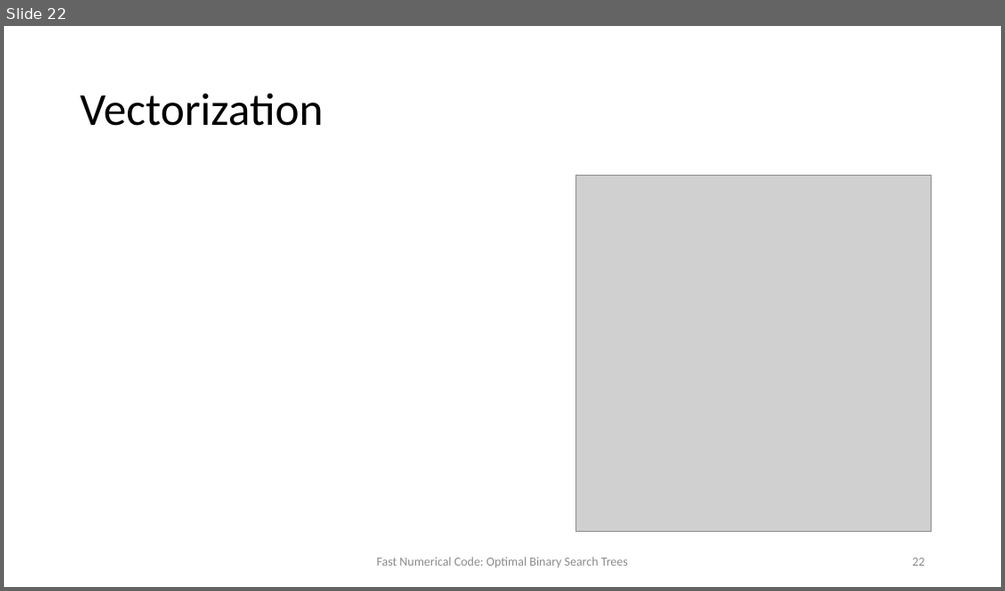
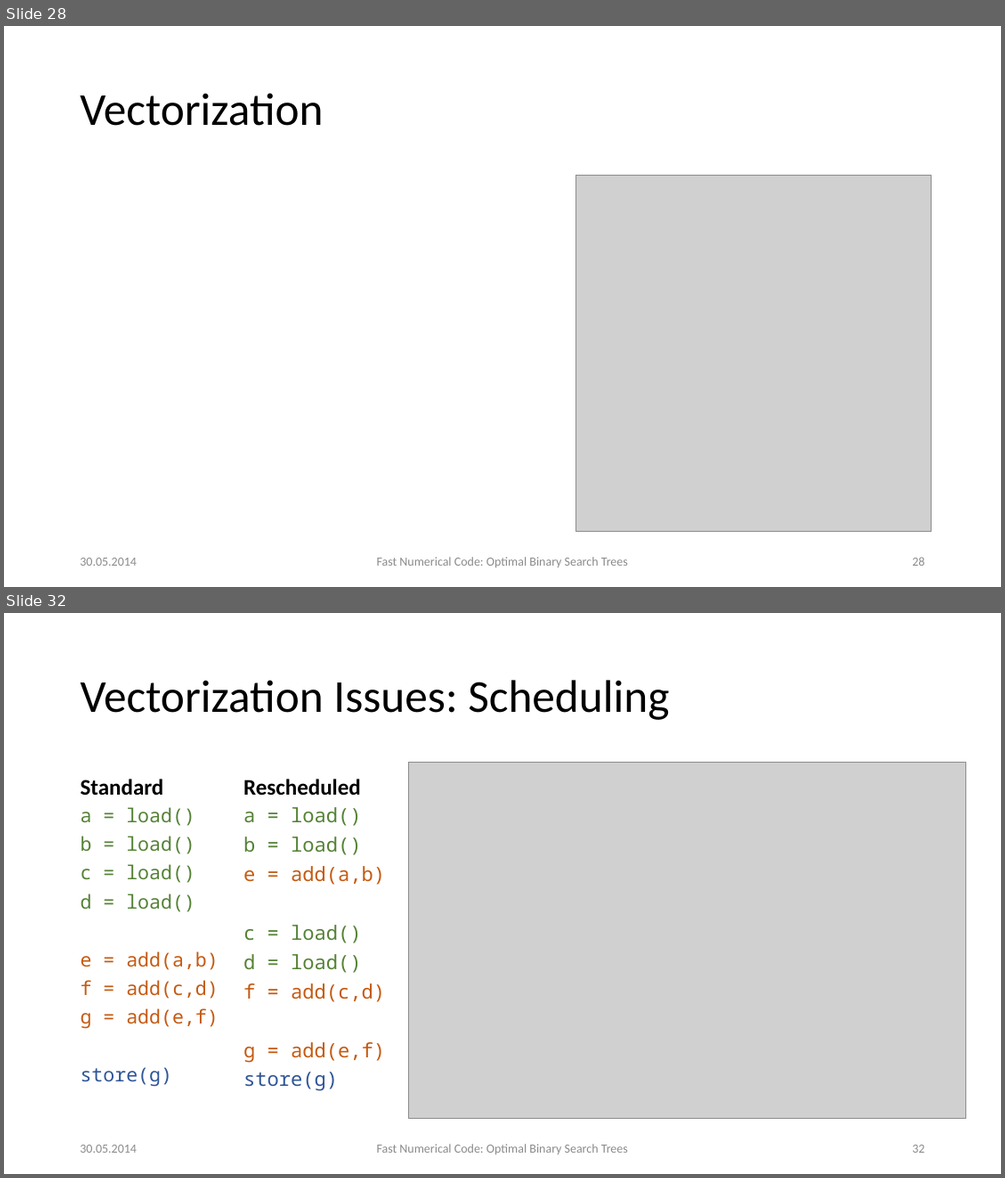
Before and after one commit to d-s-d/FNC14-BST, a slide deck: presentation/presentation.pptx. Shown one above the other, each under a label of ours: slide 22 before the commit, slides 28 and 32 after it; the slides between them are not shown. The pictures are 1005x591 and 1005x1178 pixels, drawn with LibreOffice and Linux fonts; fonts in the diff are those of the drawing; grey boxes stand for pictures. Boxes give left, top, right and bottom in pixels: in the first picture for what was removed or moved away, otherwise in the second. Text is boxed around its words. In the diff, an @@ line names an element or a change of style, - is before the commit and + after.

```diff
--- a/presentation/presentation.pptx
+++ b/presentation/presentation.pptx
@@ slide 32 added at bbox=[4, 613, 1001, 1174], background #FFFFFF @@
@@ title added at bbox=[81, 680, 669, 720], 44 pt, text #000000 @@
+Vectorization Issues: Scheduling
@@ picture added at bbox=[409, 763, 966, 1119] @@
@@ text added at bbox=[81, 779, 164, 795], 21.5 pt, text #000000, bold @@
+Standard
@@ text added at bbox=[243, 779, 361, 795], 21.5 pt, text #000000, bold @@
+Rescheduled
@@ text added at bbox=[81, 807, 218, 1086], 18.5 pt, text #548235 @@
+a = load()
+b = load()
+c = load()
+d = load()
+e = add(a,b)
+f = add(c,d)
+g = add(e,f)
+store(g)
@@ text added at bbox=[243, 807, 385, 1091], 19 pt, text #548235 @@
+a = load()
+b = load()
+e = add(a,b)
+c = load()
+d = load()
+f = add(c,d)
+g = add(e,f)
+store(g)
@@ text added at bbox=[80, 1144, 137, 1152], 12 pt, text #8C8C8C @@
+30.05.2014
@@ text added at bbox=[377, 1143, 628, 1154], 12 pt, text #8C8C8C @@
+Fast Numerical Code: Optimal Binary Search Trees
@@ page number added at bbox=[912, 1144, 924, 1152], 12 pt, text #8C8C8C @@
+32
@@ what was slide 22 is now slide 28 @@
@@ slide 28 changed as well @@
@@ text added at bbox=[80, 557, 137, 565], 12 pt, text #8C8C8C @@
+30.05.2014
@@ page number at bbox=[912, 556, 924, 565]: text changed @@
-22
+28
```
Also in this commit, not shown: 25 other slides changed, 9 other slides added, 9 other files.
